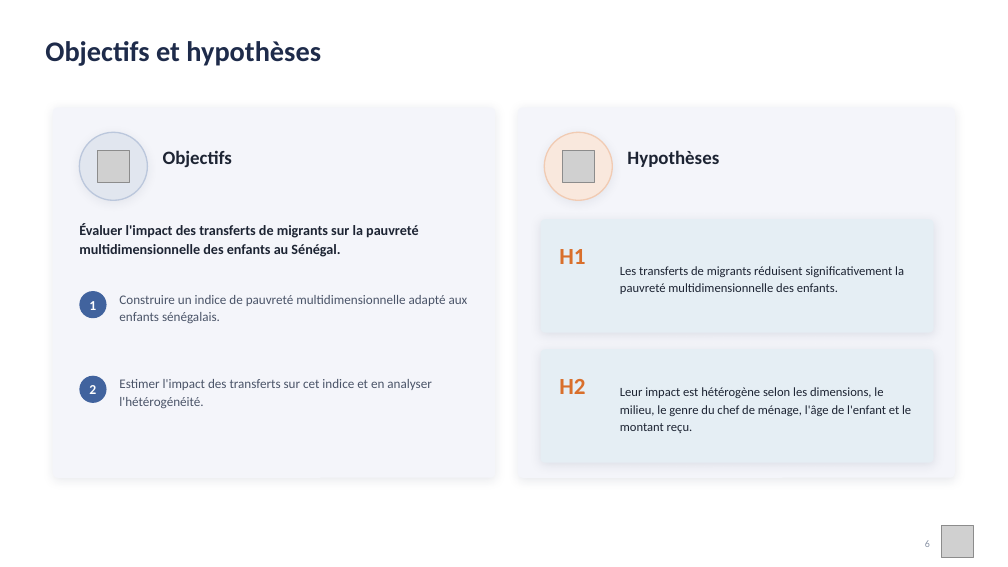
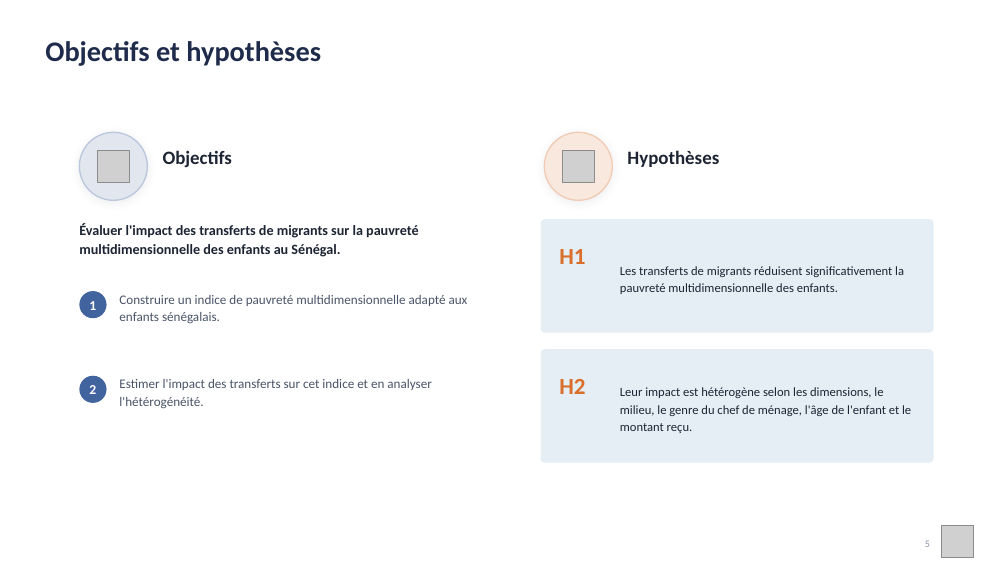
Before and after one commit to JODRAFF9/MEMOIRE, a slide deck: slide 5 of infographie/presentation_infographique.pptx (slide 6 before the commit). Drawn at 1008x567 pixels with LibreOffice and Linux fonts; fonts in the diff are those of the drawing; grey boxes stand for pictures. Boxes give left, top, right and bottom in pixels: in the first picture for what was removed or moved away, otherwise in the second. Text is boxed around its words. In the diff, an @@ line names an element or a change of style, - is before the commit and + after.

```diff
--- a/infographie/presentation_infographique.pptx
+++ b/infographie/presentation_infographique.pptx
@@ rounded rectangle removed at (x1=53, y1=107, x2=495, y2=478) @@
@@ rounded rectangle removed at (x1=518, y1=107, x2=955, y2=478) @@
@@ rounded rectangle at (x1=541, y1=219, x2=934, y2=333): shadow off @@
@@ rounded rectangle at (x1=541, y1=349, x2=934, y2=463): shadow off @@
```
Also in this commit, not shown: 18 other slides changed, 6 slides removed, 2 other files.
